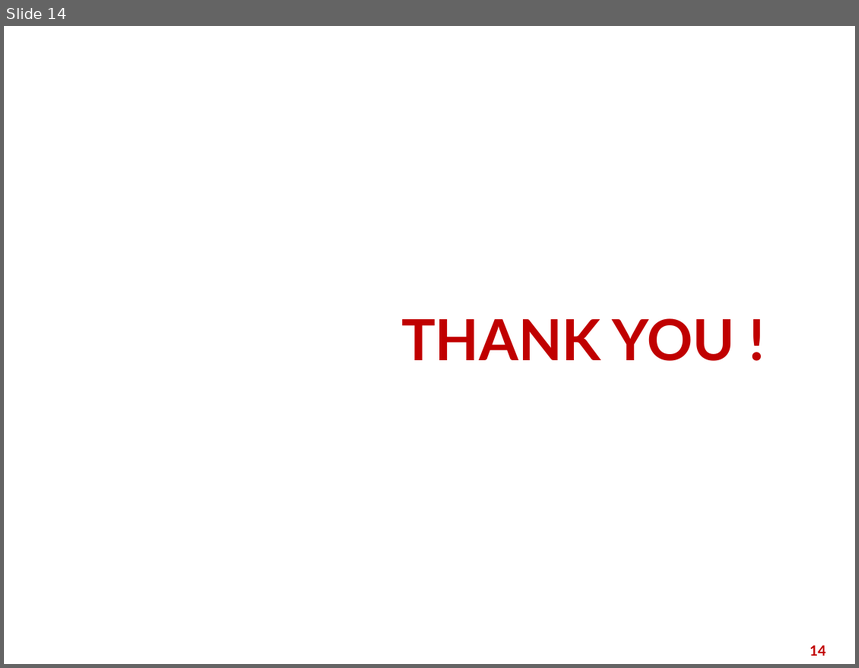
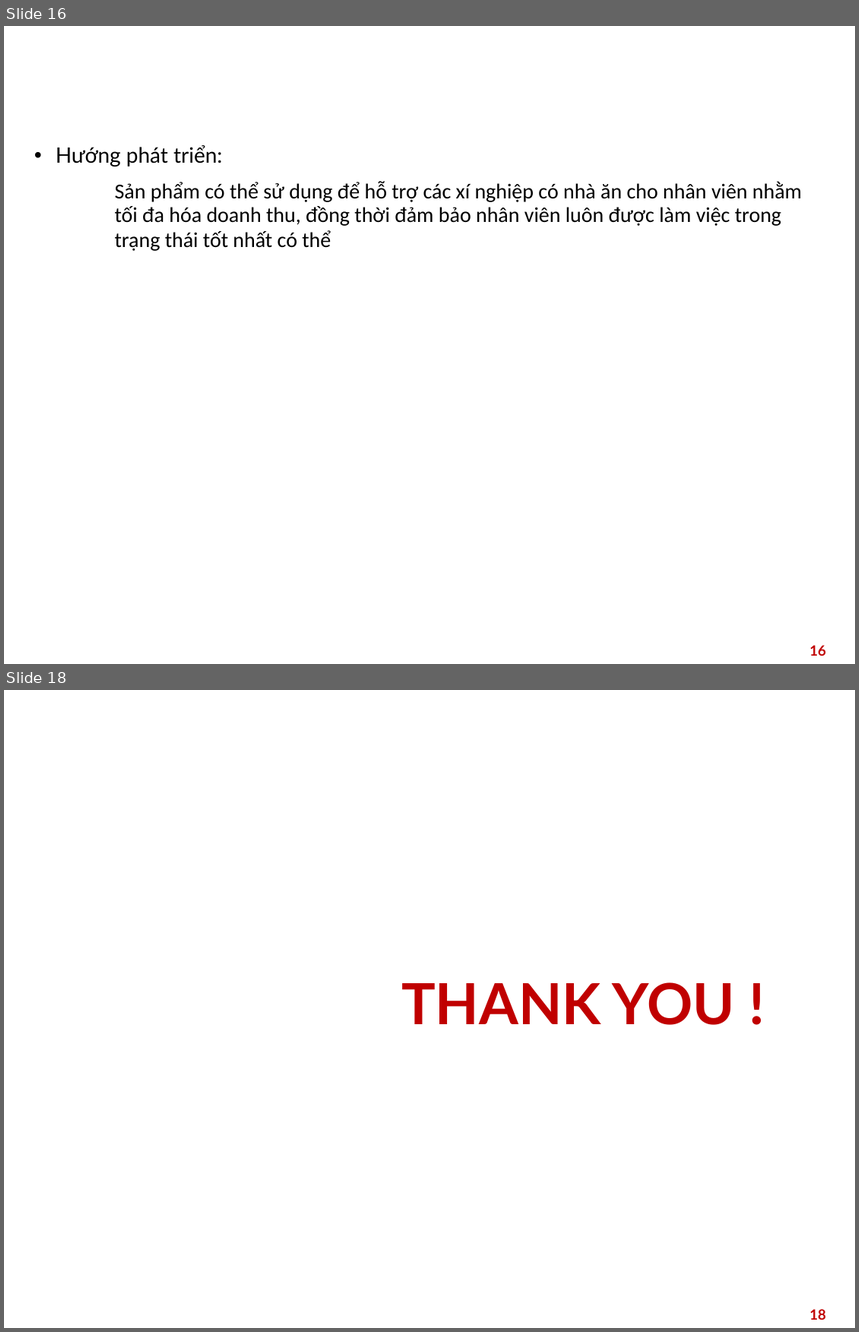
Before and after one commit to zVNoob/meal_suggestion, a slide deck: slides.odp. Shown one above the other, each under a label of ours: slide 14 before the commit, slides 16 and 18 after it; the slides between them are not shown. The pictures are 859x668 and 859x1332 pixels, drawn with LibreOffice and Linux fonts; fonts in the diff are those of the drawing; background and template pictures are left out. Boxes give left, top, right and bottom in pixels: in the first picture for what was removed or moved away, otherwise in the second. Text is boxed around its words. In the diff, an @@ line names an element or a change of style, - is before the commit and + after.

```diff
--- a/slides.odp
+++ b/slides.odp
@@ slide 16 added at box(4, 26, 855, 664), background picture (left out) @@
@@ title added at box(26, 34, 834, 75), 28 pt, text #FFFFFF, bold @@
+Kết luận
@@ text added at box(56, 145, 802, 251), 18 pt, text #000000 @@
+• Hướng phát triển:
+  Sản phẩm có thể sử dụng để hỗ trợ các xí nghiệp có nhà ăn cho nhân viên nhằm tối đa hóa doanh thu, đồng thời đảm bảo nhân viên luôn được làm việc trong trạng thái tốt nhất có thể
@@ page number added at box(810, 645, 826, 656), 12 pt, text #C00000, bold @@
+16
@@ what was slide 14 is now slide 18 @@
@@ page number at box(810, 1309, 826, 1320): text changed @@
-14
+18
```
Also in this commit, not shown: 2 slides changed, 6 other slides added, 3 slides removed, 1 other file.
